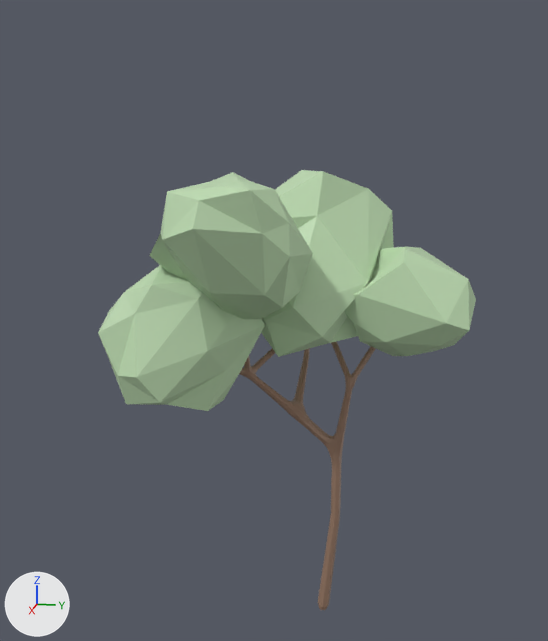
The FBX model Assets/Models/Tree.fbx as it was, and as the next commit left it.
Before and after are seen from a camera (50 mm lens) standing at (18.59, 2.34, 12.59) and looking at (0.06, -1.36, 7.95). The axes (+X, +Y, +Z) are drawn at lower left. The lights are the same throughout. Where no turn or scale is listed for an object, it has been applied to the vertices.

Names of what the first picture shows: 'Branches', 'Leaves'.
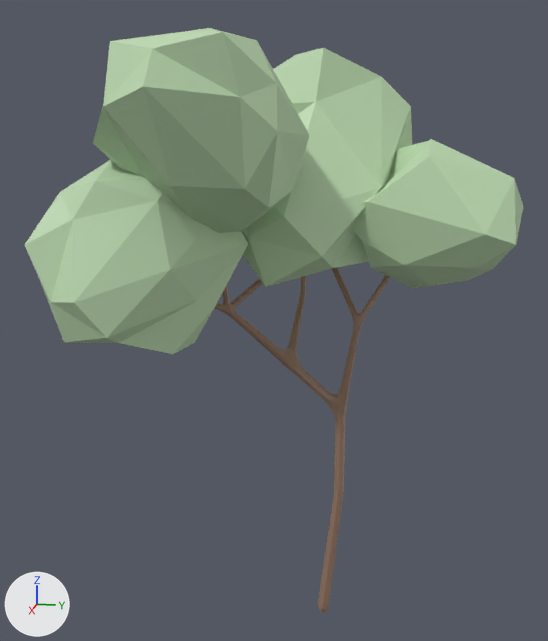
Where the newer file only moved an object's origin or applied its transform, the numbers keep the older frame.

Boxes [x1, y1, x2, y2] around the edits, measured in the pictures (548 x 641 px):
'Leaves', mesh rescaled (32% wider, 35% taller)
    before: [98, 170, 476, 411]
    after: [25, 28, 523, 354]
'Branches', reshaped, turned
    before: [239, 341, 376, 610]
    after: [215, 267, 391, 612]

The change in detail:
me_icosphere_002 is used by ob_branches; location (0.0, 0.0, 0.0); scale (1.25, 1.25, 1.25).
me_icosphere_002 had 2082 vertices, 2080 faces and spanned x -1.79..1.53, y -2.5..1.15, z -0.23..7.74.
me_icosphere_002 now has 2602 vertices, 2600 faces and spans x -2.23..1.91, y -0.29..9.68, z -1.43..3.13.
me_icosphere_002 part 2: 2082 vertices removed from x -1.79..1.53, y -2.5..1.15, z -0.23..7.74; 2602 vertices added at x -2.23..1.91, y -0.29..9.68, z -1.43..3.13.
me_icosphere has 168 vertices, 320 faces and spans x -3.7..3.94, y -4.84..3.57, z 6.11..11.73.
me_icosphere is used by ob_leaves; location (0.0, 0.0, 0.0).
me_icosphere part 1: the whole mesh is scaled about the mesh origin by 1.25.
Object 'Branches' (ob_branches) turns from (0, 0, 0) to (90, 0, 0) degrees about x, y and z.
